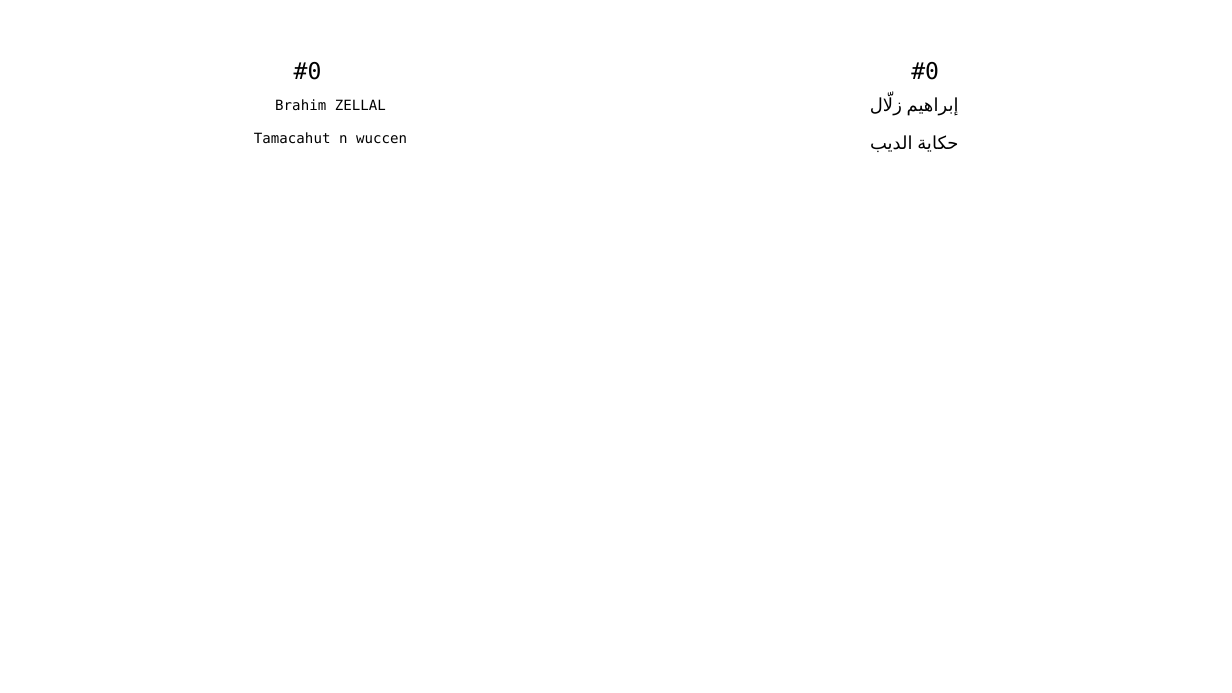
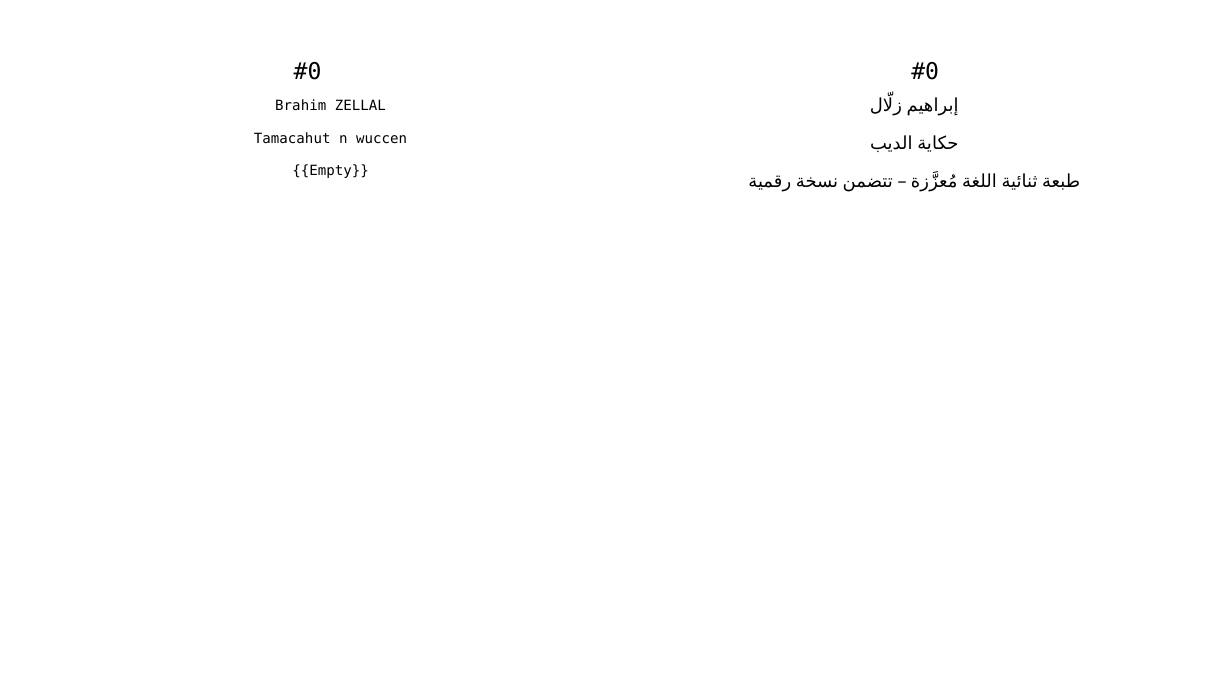
Before and after one commit to sferhah/tamacahut_n_wuccen, a slide deck: slide 1 of Uccen.ConsoleApp/Resources/pptx/uccen.arq.pptx. Drawn at 1232x693 pixels with LibreOffice and Linux fonts; fonts in the diff are those of the drawing. Boxes give left, top, right and bottom in pixels: in the first picture for what was removed or moved away, otherwise in the second. Text is boxed around its words. In the diff, an @@ line names an element or a change of style, - is before the commit and + after.

```diff
--- a/Uccen.ConsoleApp/Resources/pptx/uccen.arq.pptx
+++ b/Uccen.ConsoleApp/Resources/pptx/uccen.arq.pptx
@@ table at (x1=30, y1=15, x2=1205, y2=668) @@
-row 3, column 1: Brahim ZELLAL / Tamacahut n wuccen
+row 3, column 1: Brahim ZELLAL / Tamacahut n wuccen / {{Empty}}
-row 3, column 3: إبراهيم زلّال / حكاية الديب
+row 3, column 3: إبراهيم زلّال / حكاية الديب / طبعة ثنائية اللغة مُعزَّزة – تتضمن نسخة رقمية
```
Also in this commit, not shown: 10 other files.
